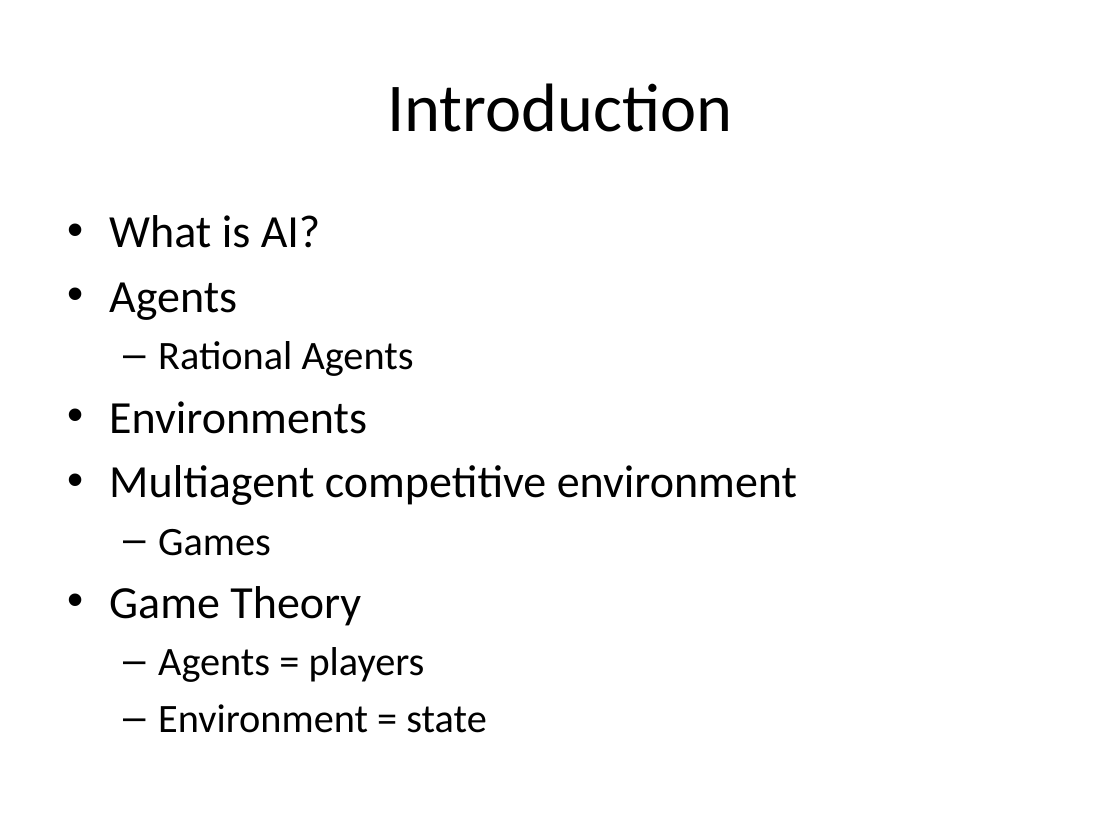
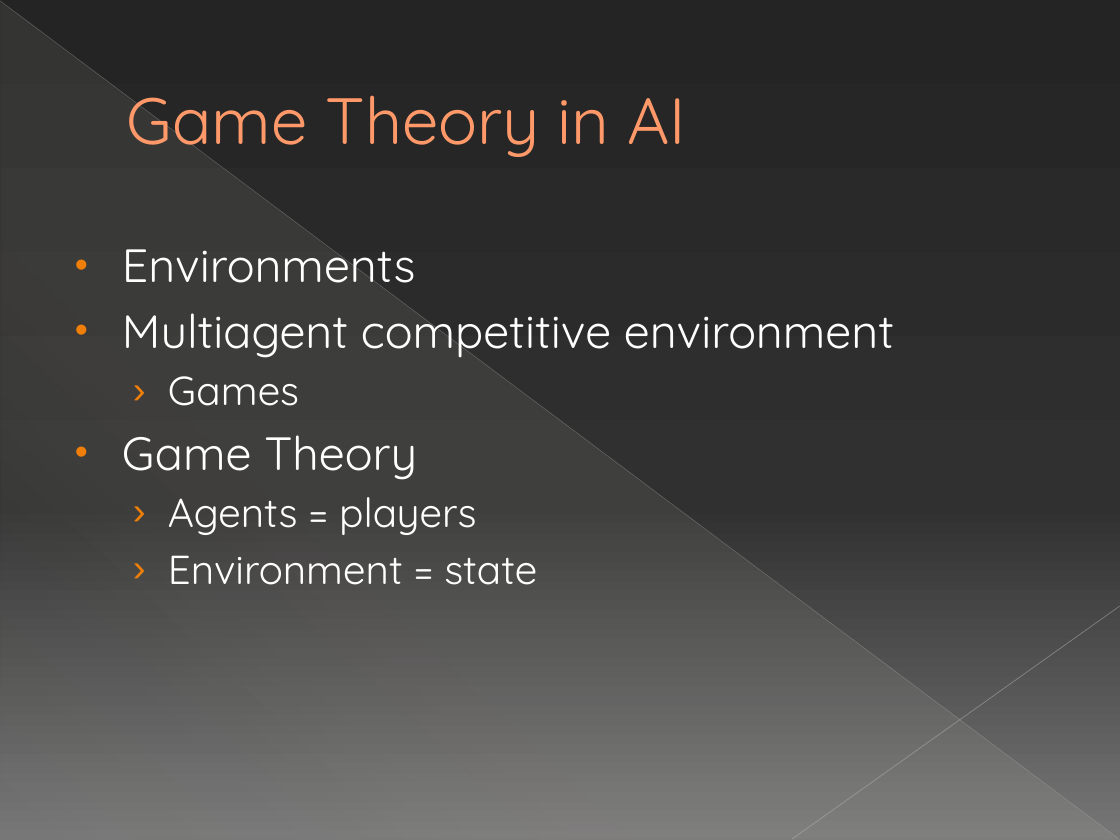
Before and after one commit to SteveC90/backgammon, a slide deck: slide 3 of Game Theory in Adversarial Search.pptx (slide 2 before the commit). Drawn at 1120x840 pixels with LibreOffice and Linux fonts; fonts in the diff are those of the drawing. Boxes give left, top, right and bottom in pixels: in the first picture for what was removed or moved away, otherwise in the second. Text is boxed around its words. In the diff, an @@ line names an element or a change of style, - is before the commit and + after.

```diff
--- a/Game Theory in Adversarial Search.pptx
+++ b/Game Theory in Adversarial Search.pptx
@@ background #FFFFFF to gradient #242424 to #303030 to #767676 @@
@@ line added from (0, 1) to (1119, 839), #B6B6B6 0.39 pt @@
@@ right triangle added at (1, 2, 1119, 840), fill gradient #E3DED1 @@
@@ title at (126, 95, 686, 160): text changed; size 44 to 42 pt; font Calibri to Quicksand; text colour #000000 to #FF9B6A @@
-Introduction
+Game Theory in AI
@@ text "Environments": place and size @@
-text "Environments" at (109, 215, 797, 733)
+text "Environments" at (122, 249, 894, 585)
@@ text "Environments" at (122, 249, 894, 585): size 29.6 to 30 pt in "Environments", "Multiagent competitive environment", "Game Theory"; font Calibri to Quicksand, text colour #000000 to #FFFFFF; size 25.9 to 26 pt in "Games", "Agents = players", "Environment = state"; indent changed; bullet – to › @@
@@ text at (109, 215, 414, 376): paragraphs removed @@
-• What is AI?
-• Agents
-  – Rational Agents
@@ line added from (1120, 606) to (792, 839), #BFBFBF 0.47 pt @@
```
Also in this commit, not shown: 8 other slides changed, 4 slides added.
